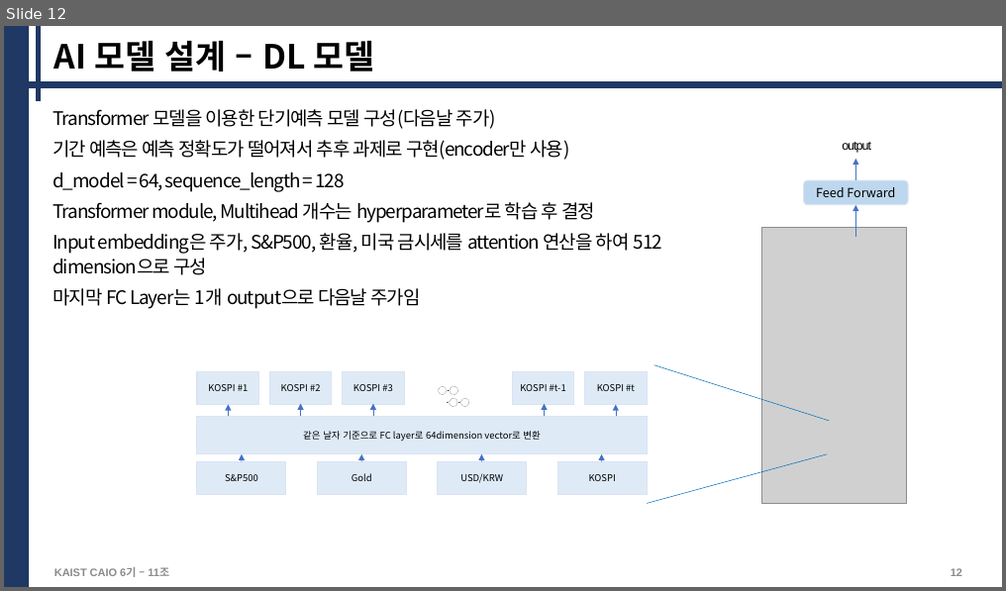
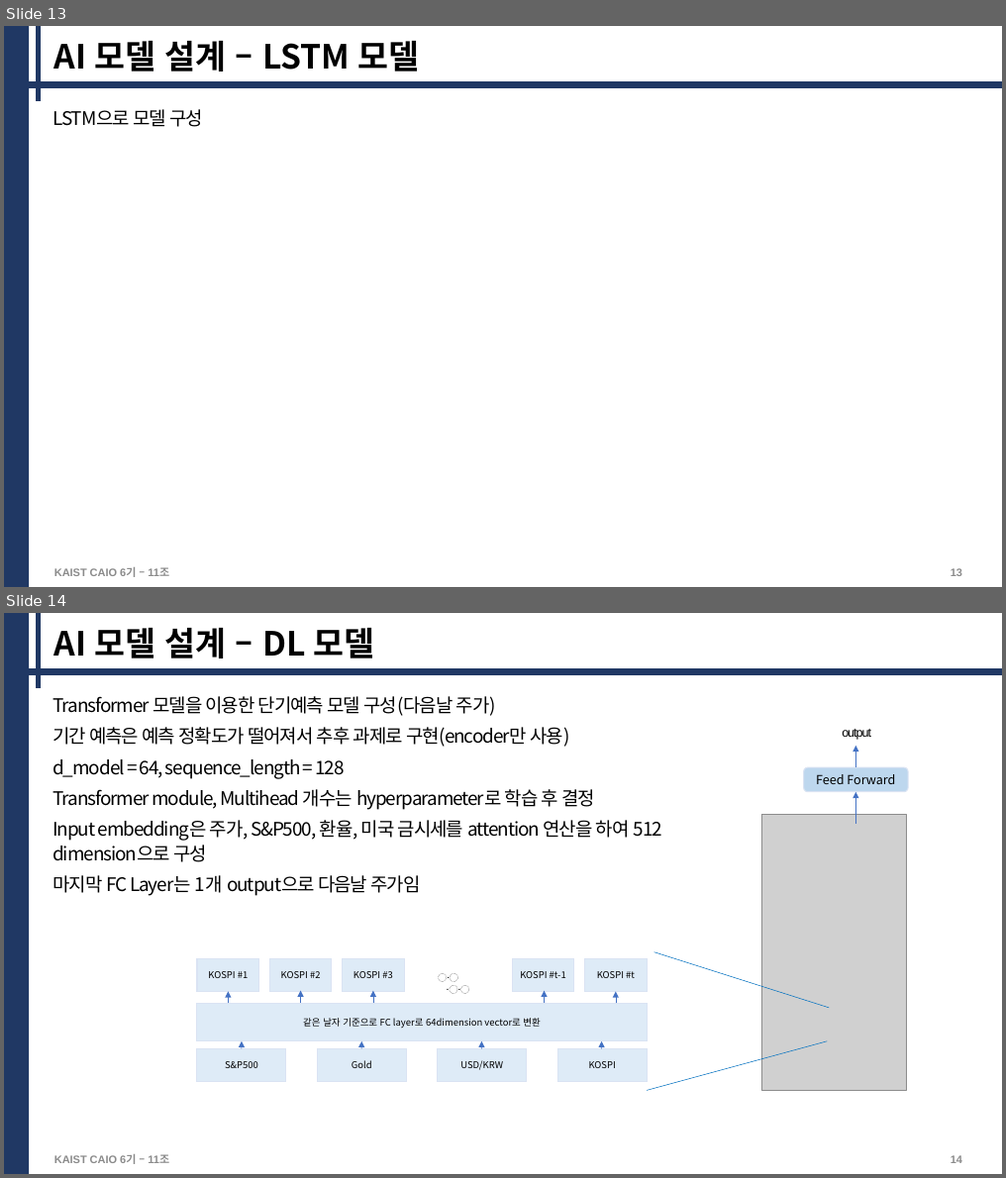
Before and after one commit to alan-kwak/CAIO6_team11, a slide deck: 과제(11조)_AI를 활용한 주가예측_V0.2.pptx. Shown one above the other, each under a label of ours: slide 12 before the commit, slides 13 and 14 after it. The pictures are 1006x591 and 1006x1178 pixels, drawn with LibreOffice and Linux fonts; fonts in the diff are those of the drawing; grey boxes stand for pictures. Boxes give left, top, right and bottom in pixels: in the first picture for what was removed or moved away, otherwise in the second. Text is boxed around its words. In the diff, an @@ line names an element or a change of style, - is before the commit and + after.

```diff
--- a/과제(11조)_AI를 활용한 주가예측_V0.2.pptx
+++ b/과제(11조)_AI를 활용한 주가예측_V0.2.pptx
@@ slide 13 added at (4, 26, 1002, 587), background #FFFFFF; not listed: 3 template elements that a slide beside it also shows @@
@@ title added at (54, 41, 419, 72), 32 pt, text #000000, bold @@
+AI 모델 설계 – LSTM 모델
@@ text added at (53, 109, 203, 127), 18 pt, text #000000 @@
+LSTM으로 모델 구성
@@ text added at (54, 569, 169, 577), 10.5 pt, text #8C8C8C, bold @@
+KAIST CAIO 6기 – 11조
@@ page number added at (950, 569, 962, 576), 10.5 pt, text #8C8C8C, bold @@
+13
@@ what was slide 12 is now slide 14 @@
@@ page number at (950, 1156, 962, 1163): text changed @@
-12
+14
```
Also in this commit, not shown: 2 slides changed, 1 other slide added, 28 other files.
